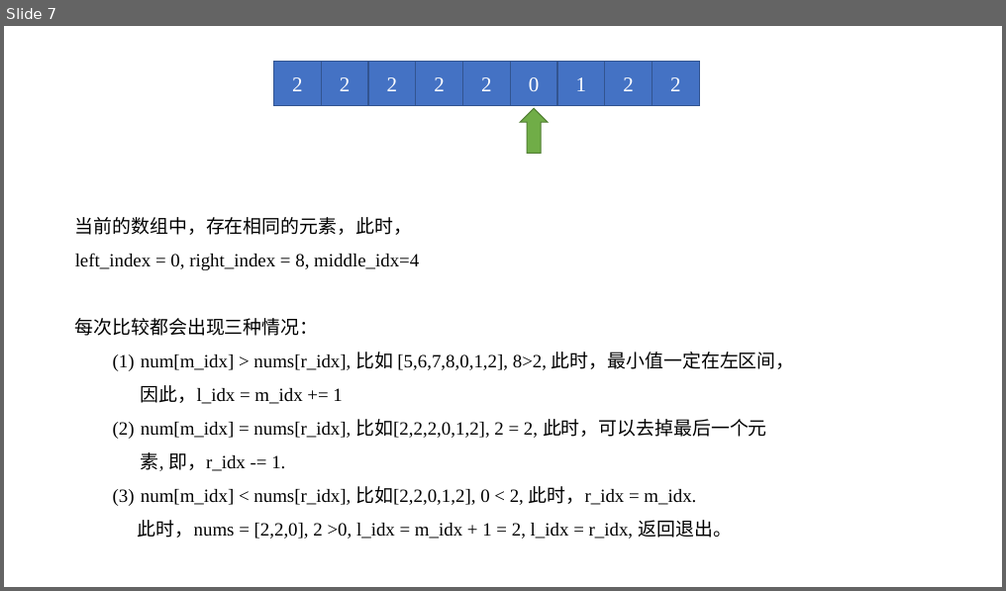
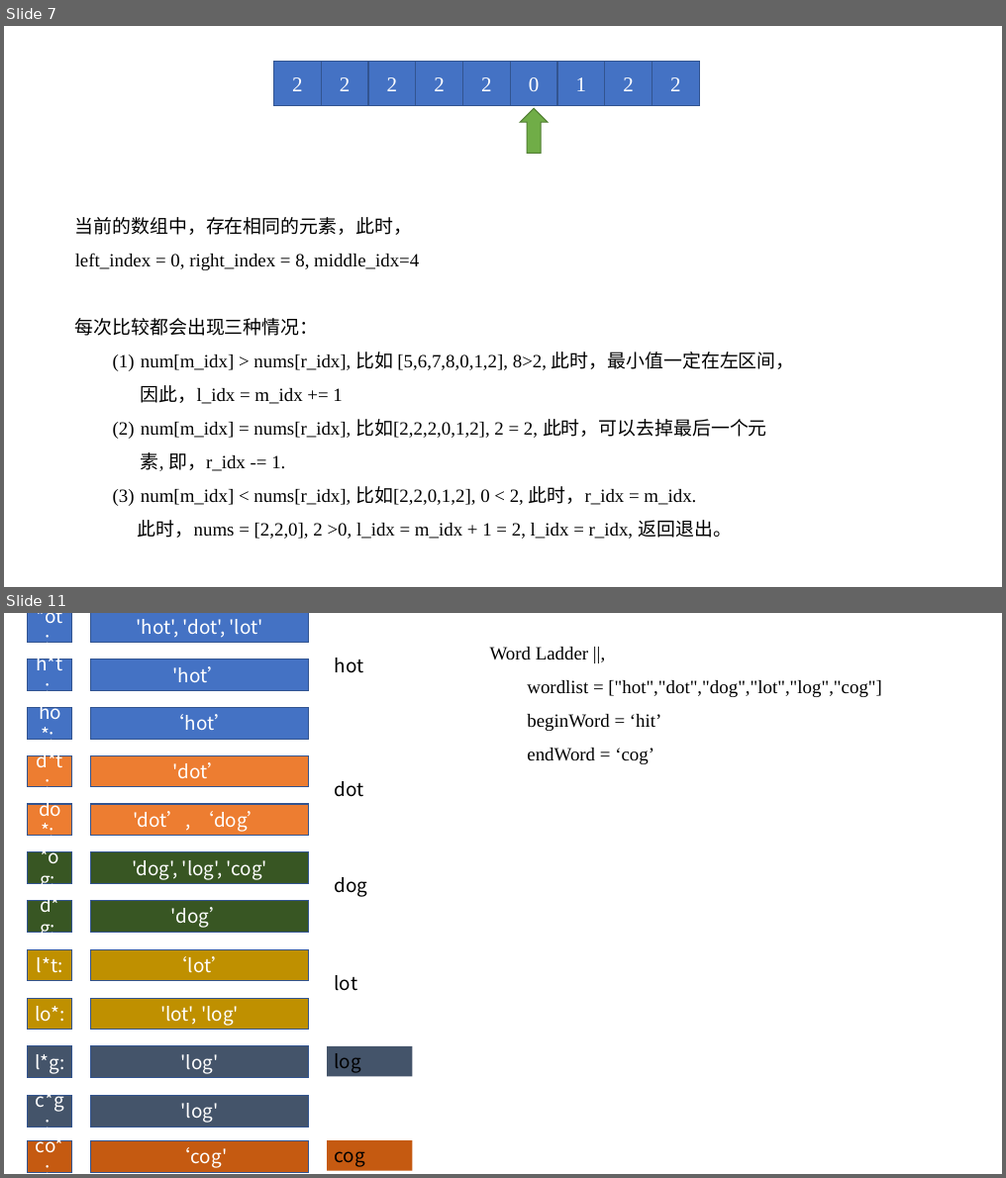
Before and after one commit to YuHe0108/LeetCode, a slide deck: Leetcode.pptx. Shown one above the other, each under a label of ours: slide 7 before the commit, slides 7 and 11 after it; the slides between them are not shown. The pictures are 1006x591 and 1006x1178 pixels, drawn with LibreOffice and Linux fonts; fonts in the diff are those of the drawing. Boxes give left, top, right and bottom in pixels: in the first picture for what was removed or moved away, otherwise in the second. Text is boxed around its words. In the diff, an @@ line names an element or a change of style, - is before the commit and + after.

Commit message:
word ladder、Stack、Queue

```diff
--- a/Leetcode.pptx
+++ b/Leetcode.pptx
@@ slide 11 added at (4, 613, 1002, 1174), background #FFFFFF @@
@@ rectangle added at (27, 613, 72, 642), fill #4472C4, outline #325491 1 pt, 18 pt, text #FFFFFF @@
+*ot:
@@ rectangle added at (91, 613, 309, 642), fill #4472C4, outline #325491 1 pt, 18 pt, text #FFFFFF @@
+'hot', 'dot', 'lot'
@@ rectangle added at (27, 660, 72, 691), fill #4472C4, outline #325491 1 pt, 18 pt, text #FFFFFF @@
+h*t:
@@ rectangle added at (91, 660, 309, 691), fill #4472C4, outline #325491 1 pt, 18 pt, text #FFFFFF @@
+'hot’
@@ text added at (335, 658, 364, 673), 18 pt, text #000000 @@
+hot
@@ text added at (527, 680, 882, 731), 18 pt, text #000000 @@
+Word Ladder ||,
+  wordlist = ["hot","dot","dog","lot","log","cog"]
+  beginWord = ‘hit’
+  endWord = ‘cog’
@@ rectangle added at (27, 707, 72, 739), fill #4472C4, outline #325491 1 pt, 18 pt, text #FFFFFF @@
+ho*:
@@ rectangle added at (91, 707, 309, 739), fill #4472C4, outline #325491 1 pt, 18 pt, text #FFFFFF @@
+‘hot’
@@ rectangle added at (27, 756, 72, 787), fill #ED7D31, outline #325491 1 pt, 18 pt, text #FFFFFF @@
+d*t:
@@ rectangle added at (91, 756, 309, 787), fill #ED7D31, outline #325491 1 pt, 18 pt, text #FFFFFF @@
+'dot’
@@ text added at (335, 781, 364, 797), 18 pt, text #000000 @@
+dot
@@ rectangle added at (27, 804, 72, 836), fill #ED7D31, outline #325491 1 pt, 18 pt, text #FFFFFF @@
+do*:
@@ rectangle added at (91, 804, 309, 836), fill #ED7D31, outline #325491 1 pt, 18 pt, text #FFFFFF @@
+'dot’, ‘dog’
@@ rectangle added at (27, 853, 72, 884), fill #385723, outline #325491 1 pt, 18 pt, text #FFFFFF @@
+*og:
@@ rectangle added at (91, 853, 309, 884), fill #385723, outline #325491 1 pt, 18 pt, text #FFFFFF @@
+'dog', 'log', 'cog'
@@ text added at (335, 877, 368, 897), 18 pt, text #000000 @@
+dog
@@ rectangle added at (27, 900, 72, 932), fill #385723, outline #325491 1 pt, 18 pt, text #FFFFFF @@
+d*g:
@@ rectangle added at (91, 900, 309, 932), fill #385723, outline #325491 1 pt, 18 pt, text #FFFFFF @@
+'dog’
@@ rectangle added at (27, 950, 72, 981), fill #BF9000, outline #325491 1 pt, 18 pt, text #FFFFFF @@
+l*t:
@@ rectangle added at (91, 950, 309, 981), fill #BF9000, outline #325491 1 pt, 18 pt, text #FFFFFF @@
+‘lot’
@@ rectangle added at (27, 998, 72, 1030), fill #BF9000, outline #325491 1 pt, 18 pt, text #FFFFFF @@
+lo*:
@@ rectangle added at (91, 998, 309, 1030), fill #BF9000, outline #325491 1 pt, 18 pt, text #FFFFFF @@
+'lot', 'log'
@@ text added at (335, 975, 358, 991), 18 pt, text #000000 @@
+lot
@@ rectangle added at (27, 1047, 72, 1078), fill #44546A, outline #325491 1 pt, 18 pt, text #FFFFFF @@
+l*g:
@@ rectangle added at (91, 1047, 309, 1078), fill #44546A, outline #325491 1 pt, 18 pt, text #FFFFFF @@
+'log'
@@ rectangle added at (327, 1047, 412, 1076), fill #44546A, 18 pt, text #000000 @@
+log
@@ rectangle added at (27, 1096, 72, 1128), fill #44546A, outline #325491 1 pt, 18 pt, text #FFFFFF @@
+c*g:
@@ rectangle added at (91, 1096, 309, 1128), fill #44546A, outline #325491 1 pt, 18 pt, text #FFFFFF @@
+'log'
@@ rectangle added at (27, 1142, 72, 1173), fill #C55A11, outline #325491 1 pt, 18 pt, text #FFFFFF @@
+co*:
@@ rectangle added at (91, 1142, 309, 1173), fill #C55A11, outline #325491 1 pt, 18 pt, text #FFFFFF @@
+‘cog'
@@ rectangle added at (327, 1141, 412, 1170), fill #C55A11, 18 pt, text #000000 @@
+cog
```
Also in this commit, not shown: 3 other slides added, 26 other files.
